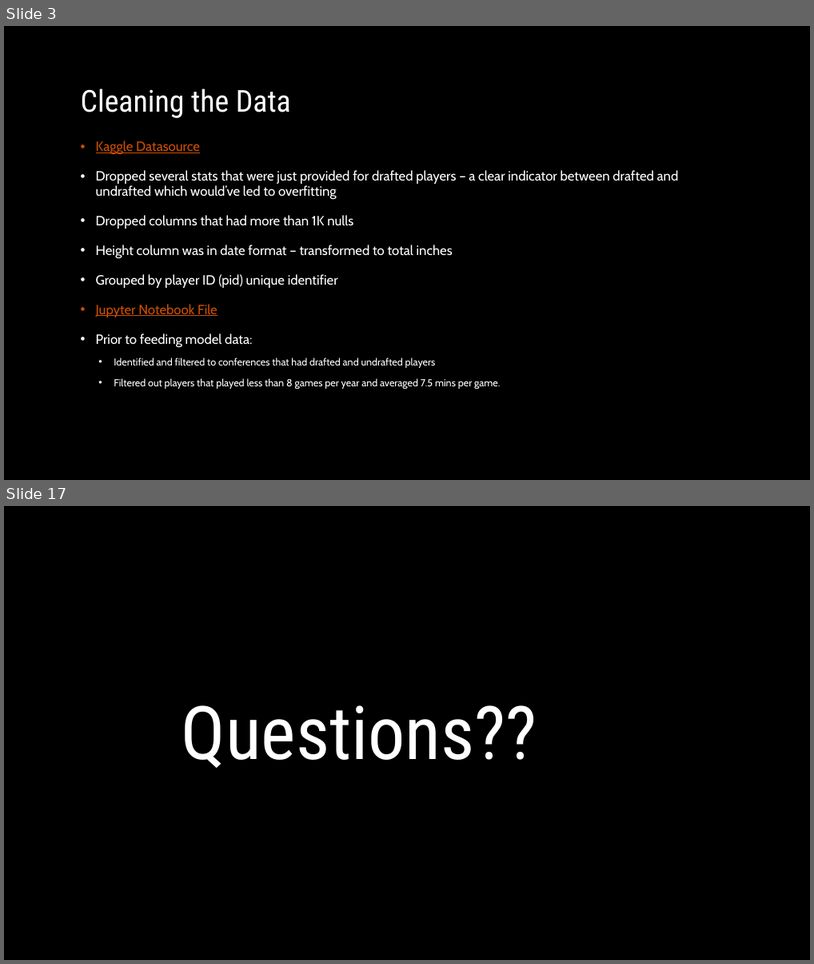
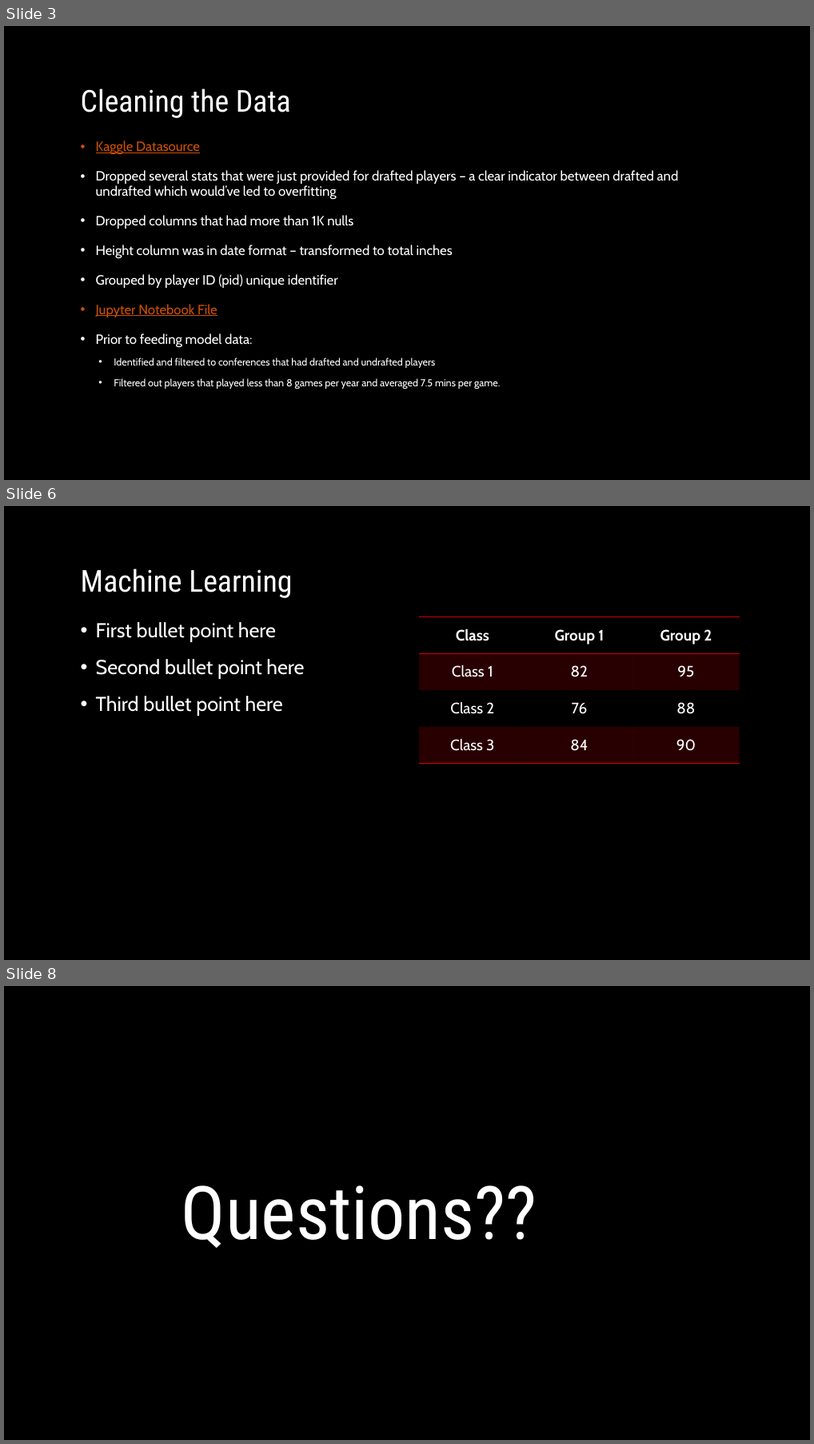
Before and after one commit to mleroseandrews/Making_the_NBA, a slide deck: Powerpoint.pptx. Shown one above the other, each under a label of ours: slides 3 and 17 before the commit, slides 3, 6 and 8 after it; the slides between them are not shown. The pictures are 814x964 and 814x1444 pixels, drawn with LibreOffice and Linux fonts; fonts in the diff are those of the drawing; background and template pictures are left out. Boxes give left, top, right and bottom in pixels: in the first picture for what was removed or moved away, otherwise in the second. Text is boxed around its words. In the diff, an @@ line names an element or a change of style, - is before the commit and + after.

```diff
--- a/Powerpoint.pptx
+++ b/Powerpoint.pptx
@@ slide 6 added at box(4, 506, 810, 960), background picture (left out) @@
@@ title added at box(81, 568, 292, 598), 36 pt, text #FFFFFF @@
+Machine Learning
@@ text added at box(96, 622, 304, 716), 24 pt, text #FFFFFF @@
+• First bullet point here
+• Second bullet point here
+• Third bullet point here
@@ table added at box(420, 616, 741, 763), 4 rows, 3 columns @@
+Class | Group 1 | Group 2
+Class 1 | 82 | 95
+Class 2 | 76 | 88
+Class 3 | 84 | 90
@@ what was slide 17 is now slide 8 @@
```
Also in this commit, not shown: 3 slides changed, 10 slides removed.
